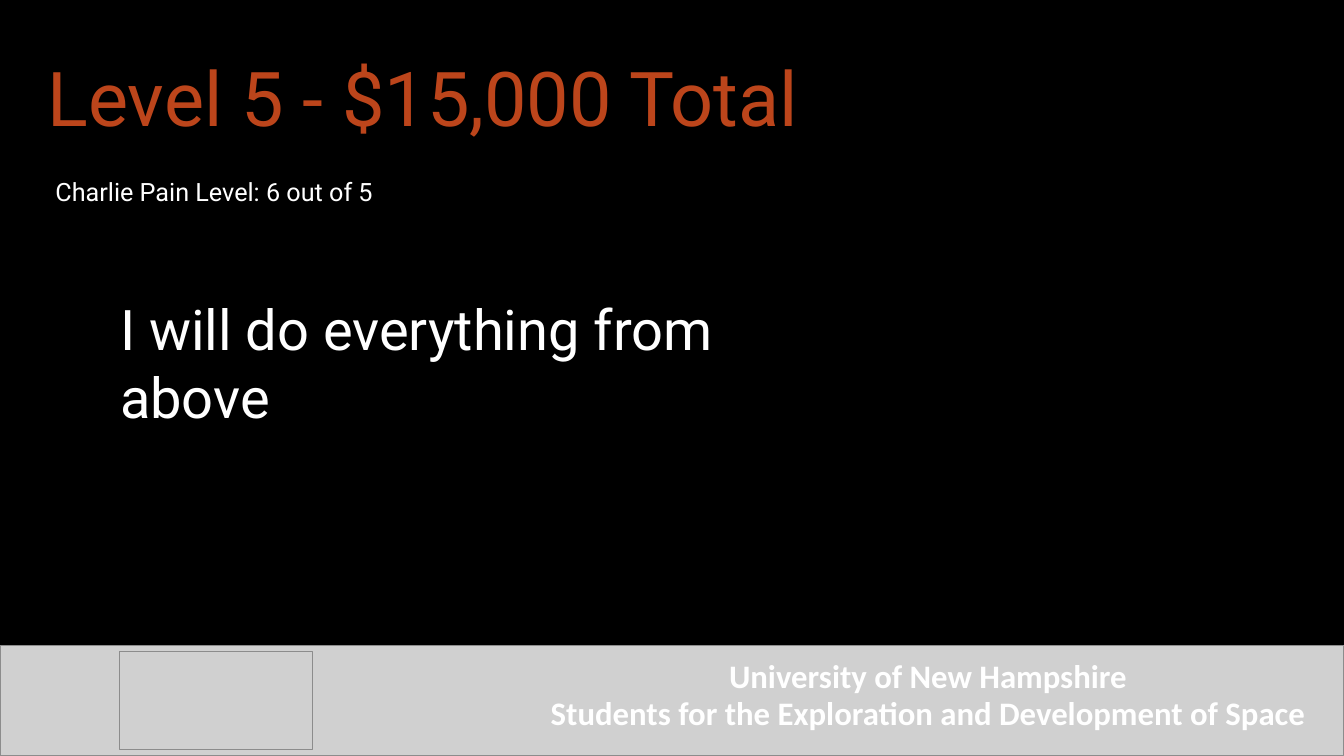
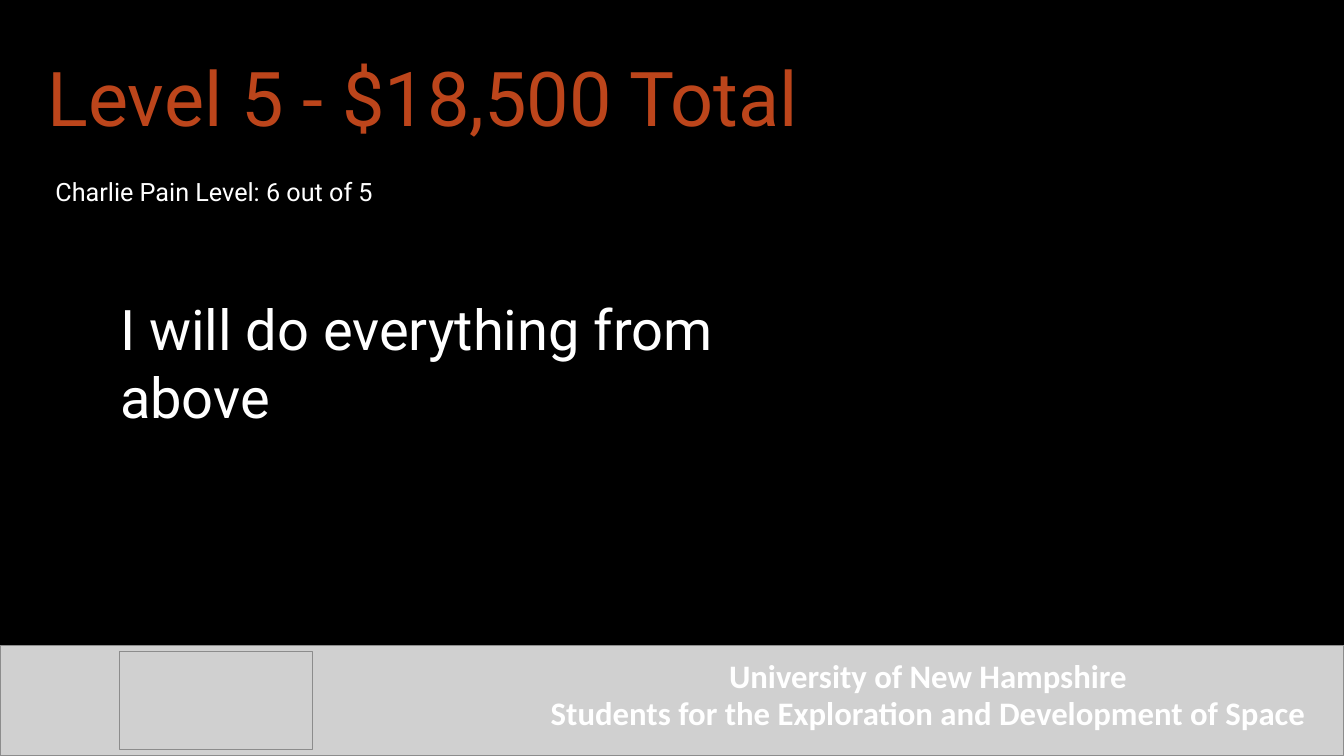
Before and after one commit to Maeswoon/UNHSEDS, a slide deck: slide 7 of Business/Charlie Personal Archives/Presentation/Finance Incentive Program.pptx. Drawn at 1344x756 pixels with LibreOffice and Linux fonts; fonts in the diff are those of the drawing; grey boxes stand for pictures; background and template pictures are left out. Boxes give left, top, right and bottom in pixels: in the first picture for what was removed or moved away, otherwise in the second. Text is boxed around its words. In the diff, an @@ line names an element or a change of style, - is before the commit and + after.

```diff
--- a/Business/Charlie Personal Archives/Presentation/Finance Incentive Program.pptx
+++ b/Business/Charlie Personal Archives/Presentation/Finance Incentive Program.pptx
@@ text at <box>48,63,798,137</box>: text changed @@
-Level 5 - $15,000 Total
+Level 5 - $18,500 Total
```
Also in this commit, not shown: 4 other slides changed, 1 slide added.
